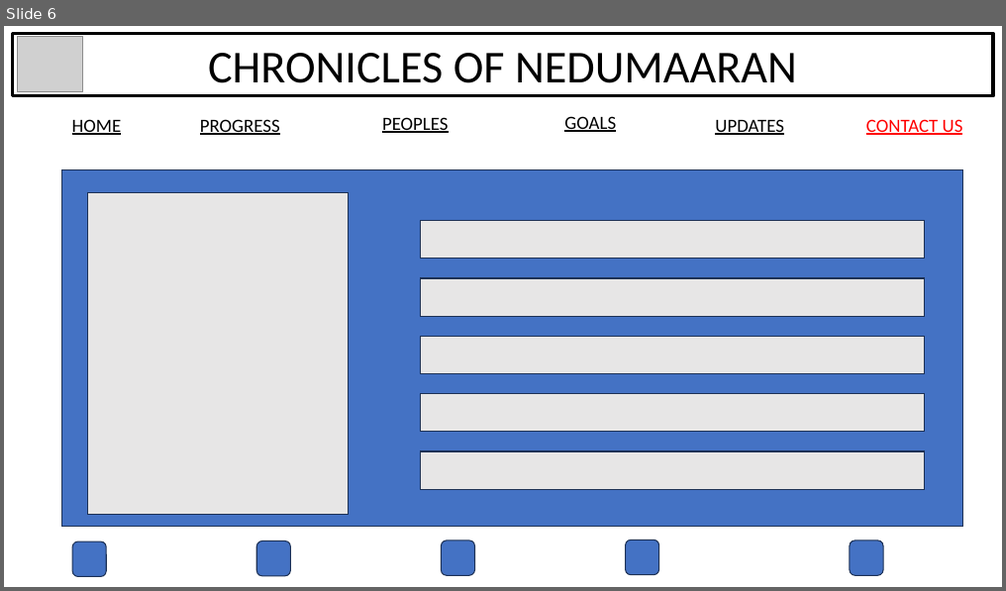
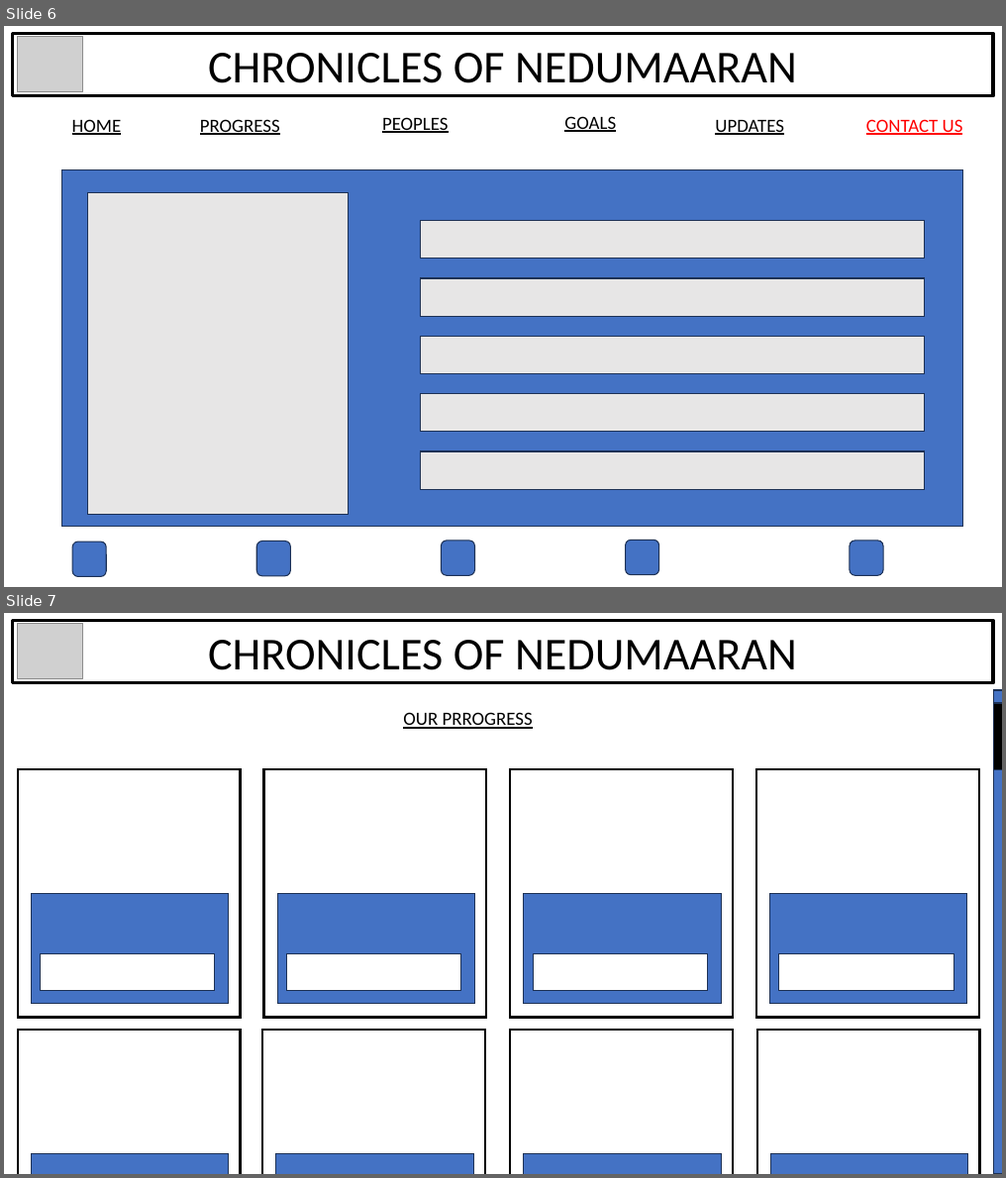
Before and after one commit to Scratch-Studios/Project_CON, a slide deck: WEBSITE-LAYOUT/WEBSITE_LAYOUT.pptx. Shown one above the other, each under a label of ours: slide 6 before the commit, slides 6 and 7 after it. The pictures are 1006x591 and 1006x1178 pixels, drawn with LibreOffice and Linux fonts; fonts in the diff are those of the drawing; grey boxes stand for pictures. Boxes give left, top, right and bottom in pixels: in the first picture for what was removed or moved away, otherwise in the second. Text is boxed around its words. In the diff, an @@ line names an element or a change of style, - is before the commit and + after.

```diff
--- a/WEBSITE-LAYOUT/WEBSITE_LAYOUT.pptx
+++ b/WEBSITE-LAYOUT/WEBSITE_LAYOUT.pptx
@@ slide 7 added at (4,613,1002,1174), background #FFFFFF @@
@@ rectangle added at (13,621,994,683), outline #000000 3 pt, 44 pt, text #000000 @@
+CHRONICLES OF NEDUMAARAN
@@ picture added at (18,624,82,679) @@
@@ rectangle added at (994,690,1002,1174), fill #4472C4, outline #1E3256 1 pt @@
@@ text added at (403,712,533,729), 18 pt, text #000000, underline @@
+OUR PRROGRESS
@@ rectangle added at (994,703,1002,769), fill #000000, outline #1E3256 1 pt @@
@@ rectangle added at (18,769,240,1017), outline #000000 2.25 pt @@
@@ rectangle added at (263,769,486,1017), outline #000000 2.25 pt @@
@@ rectangle added at (510,769,733,1017), outline #000000 2.25 pt @@
@@ rectangle added at (756,769,979,1017), outline #000000 2.25 pt @@
@@ rectangle added at (31,894,229,1004), fill #4472C4, outline #1E3256 1 pt @@
@@ rectangle added at (277,894,475,1004), fill #4472C4, outline #1E3256 1 pt @@
@@ rectangle added at (524,894,721,1004), fill #4472C4, outline #1E3256 1 pt @@
@@ rectangle added at (770,894,967,1004), fill #4472C4, outline #1E3256 1 pt @@
@@ rectangle added at (40,955,214,990), fill #FFFFFF, outline #1E3256 1 pt @@
@@ rectangle added at (286,955,460,990), fill #FFFFFF, outline #1E3256 1 pt @@
@@ rectangle added at (533,955,707,990), fill #FFFFFF, outline #1E3256 1 pt @@
@@ rectangle added at (779,955,953,990), fill #FFFFFF, outline #1E3256 1 pt @@
@@ rectangle added at (18,1030,240,1174), outline #000000 2.25 pt @@
@@ rectangle added at (262,1030,484,1174), outline #000000 2.25 pt @@
@@ rectangle added at (510,1030,733,1174), outline #000000 2.25 pt @@
@@ rectangle added at (757,1030,980,1174), outline #000000 2.25 pt @@
@@ rectangle added at (31,1155,229,1174), fill #4472C4, outline #1E3256 1 pt @@
@@ rectangle added at (275,1155,473,1174), fill #4472C4, outline #1E3256 1 pt @@
@@ rectangle added at (524,1155,721,1174), fill #4472C4, outline #1E3256 1 pt @@
@@ rectangle added at (770,1155,968,1174), fill #4472C4, outline #1E3256 1 pt @@
```
